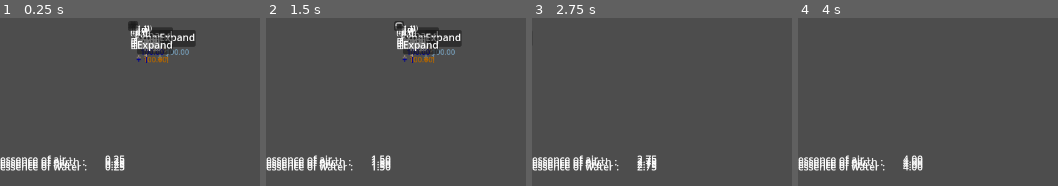
Above: before the commit, frames 1-4 (left to right).
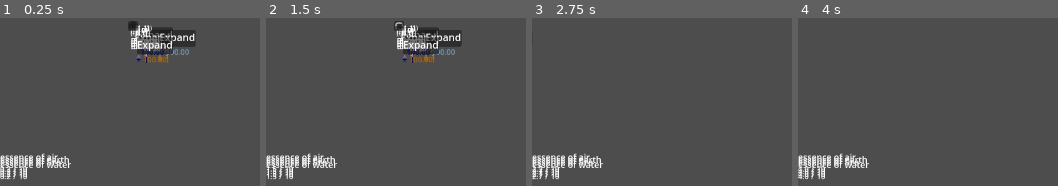
Above: after the commit, the same moments.

Repository: AtkinTC/Godot-Garden
Game: Godot game, scene res://Scenes/main.tscn
Same seed, same stepped clock (60 frames per second), same inputs: the game is played once before the commit and once after it.
Inputs (mouse positions are in pixels of both pictures, inside the frame that each line leads up to):
- Up to frame 1 (0.25 s): no input
- Up to frame 2 (1.5 s): click (422, 36) at 0.52 s; click (396, 23) at 1.27 s
- Up to frame 3 (2.75 s): move the mouse to (outside the picture) at 2.02 s; hold D (ui_right) from 2.03 s (still down); tap Mouse wheel up (zoom_in) at 2.1 s
- Up to frame 4 (4 s): move the mouse to (outside the picture) at 2.77 s; release D (ui_right) at 2.78 s; hold S (ui_down) 2.78-3.53 s; tap Mouse wheel down (zoom_out) at 2.85 s; tap Enter at 3.5 s; move the mouse to (outside the picture) at 3.52 s; hold D (ui_right) from 3.53 s (still down); tap Mouse wheel up (zoom_in) at 3.6 s

The runs differ from the first frame. In frame 1, 2.8% of the frame differs, in the area x 0-49%, y 80-96%; in frame 2, 2.7%; in frame 3, 2.8%; in frame 4, 2.9%.

Commit message:
add capacity to SupplyDisplay UI and add capacity to display

Diff:
--- a/Scenes/UI/SupplyDisplay.gd
+++ b/Scenes/UI/SupplyDisplay.gd
@@ -2,18 +2,21 @@
 class_name SupplyDisplay
 
 @onready var progress_bar : TextureProgressBar = $ProgressBar
-@onready var name_label : Label = $H/NameLabel
-@onready var quantity_label : Label = $H/AmountLabel
+@onready var name_label : Label = $LabelsContainer/NameLabel
+@onready var quantity_label : Label = $LabelsContainer/H/QuantityLabel
+@onready var capacity_label : Label = $LabelsContainer/H/CapacityLabel
 
 var key : String
 
 @onready var progress_bar_tint := progress_bar.tint_progress
 @onready var progress_bar_tint_back := progress_bar.tint_under
 
+var quantity : float = 0.00
+var capacity : float = -1.0
+
 var display_name : String = ""
 var display_quantity : String = ""
-var quantity : float = 0.00
-var capacity : float = -1.0
+var display_capacity : String = ""
 
 func _ready():
 	setup()
@@ -41,8 +44,10 @@
 func update_display():
 	name_label.text = display_name
 
-	set_display_quantity(Utils.format_comma_seperated("%.2f" % quantity))
+	set_display_quantity(Utils.format_comma_seperated("%.1f" % quantity))
+	set_display_capacity(Utils.format_comma_seperated("%.0f" % capacity))
 	quantity_label.text = display_quantity
+	capacity_label.text = display_capacity
 
 	if(key):
 		progress_bar.max_value = 100.00
@@ -63,6 +68,9 @@
 func set_quantity(_quantity : float):
 	quantity = _quantity
 
+func set_display_capacity(_display_capacity : String):
+	display_capacity = _display_capacity
+
 func set_capacity(_capacity : float):
 	capacity = _capacity
 
--- a/Scenes/UI/SupplyDisplay.tscn
+++ b/Scenes/UI/SupplyDisplay.tscn
@@ -4,8 +4,9 @@
 [ext_resource type="Texture2D" uid="uid://c6iehapq57ncv" path="res://Assets/UI/bar_foreground.png" id="3_n8sck"]
 
 [node name="SupplyDisplay" type="Control"]
-minimum_size = Vector2(0, 25)
+minimum_size = Vector2(0, 38)
 anchor_right = 1.0
+offset_bottom = 40.0
 grow_horizontal = 2
 script = ExtResource( "1_2qgu8" )
 metadata/_edit_use_custom_anchors = false
@@ -20,25 +21,44 @@
 tint_under = Color(0, 0, 0, 1)
 tint_progress = Color(0.351563, 0.351563, 0.351563, 1)
 
-[node name="H" type="HBoxContainer" parent="."]
-offset_right = 200.0
-offset_bottom = 26.0
+[node name="LabelsContainer" type="VBoxContainer" parent="."]
+anchor_right = 1.0
+anchor_bottom = 1.0
+theme_override_constants/separation = 0
+metadata/_edit_layout_mode = 0
+metadata/_edit_use_custom_anchors = false
 
-[node name="NameLabel" type="Label" parent="H"]
-offset_right = 82.0
-offset_bottom = 26.0
+[node name="NameLabel" type="Label" parent="LabelsContainer"]
+offset_right = 1280.0
+offset_bottom = 20.0
+theme_override_constants/line_spacing = 0
+theme_override_font_sizes/font_size = 14
 text = "RESOURCE"
 
-[node name="Spacer" type="Label" parent="H"]
-offset_left = 86.0
-offset_right = 91.0
-offset_bottom = 26.0
-text = ":"
+[node name="H" type="HBoxContainer" parent="LabelsContainer"]
+offset_top = 20.0
+offset_right = 1280.0
+offset_bottom = 37.0
 
-[node name="AmountLabel" type="Label" parent="H"]
-offset_left = 95.0
-offset_right = 200.0
-offset_bottom = 26.0
-size_flags_horizontal = 3
+[node name="QuantityLabel" type="Label" parent="LabelsContainer/H"]
+offset_right = 62.0
+offset_bottom = 17.0
+theme_override_constants/line_spacing = 0
+theme_override_font_sizes/font_size = 12
 text = "999999999"
-horizontal_alignment = 2
+
+[node name="Divider" type="Label" parent="LabelsContainer/H"]
+offset_left = 66.0
+offset_right = 71.0
+offset_bottom = 17.0
+theme_override_constants/line_spacing = 0
+theme_override_font_sizes/font_size = 12
+text = "/"
+
+[node name="CapacityLabel" type="Label" parent="LabelsContainer/H"]
+offset_left = 75.0
+offset_right = 137.0
+offset_bottom = 17.0
+theme_override_constants/line_spacing = 0
+theme_override_font_sizes/font_size = 12
+text = "999999999"
